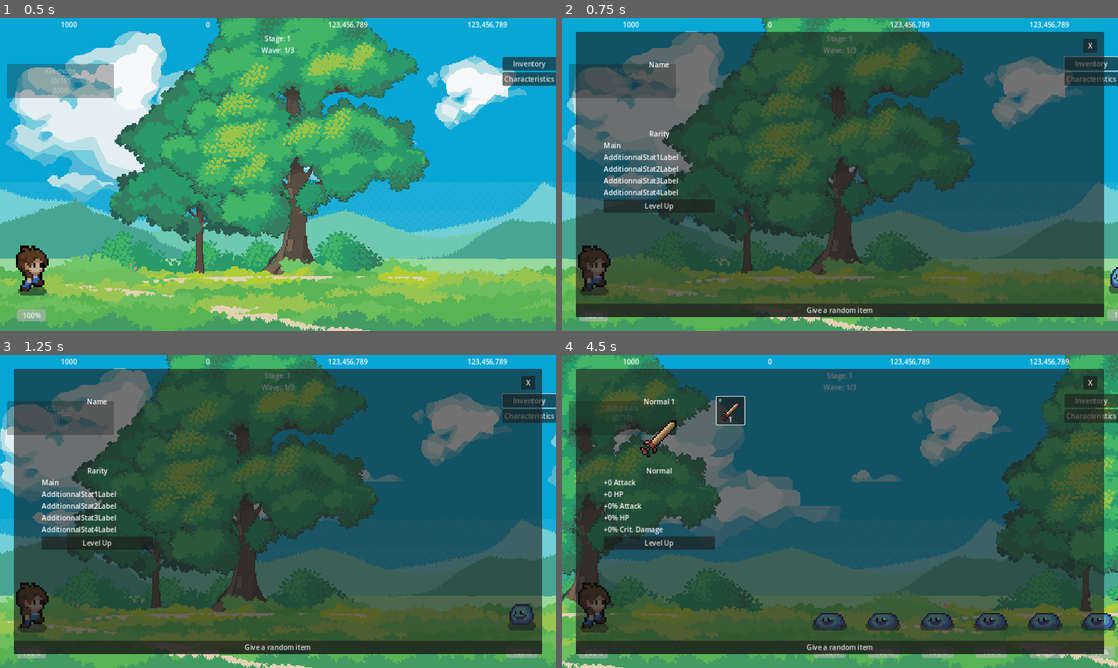
Above: before the commit, frames 1-4 (two rows, left to right).
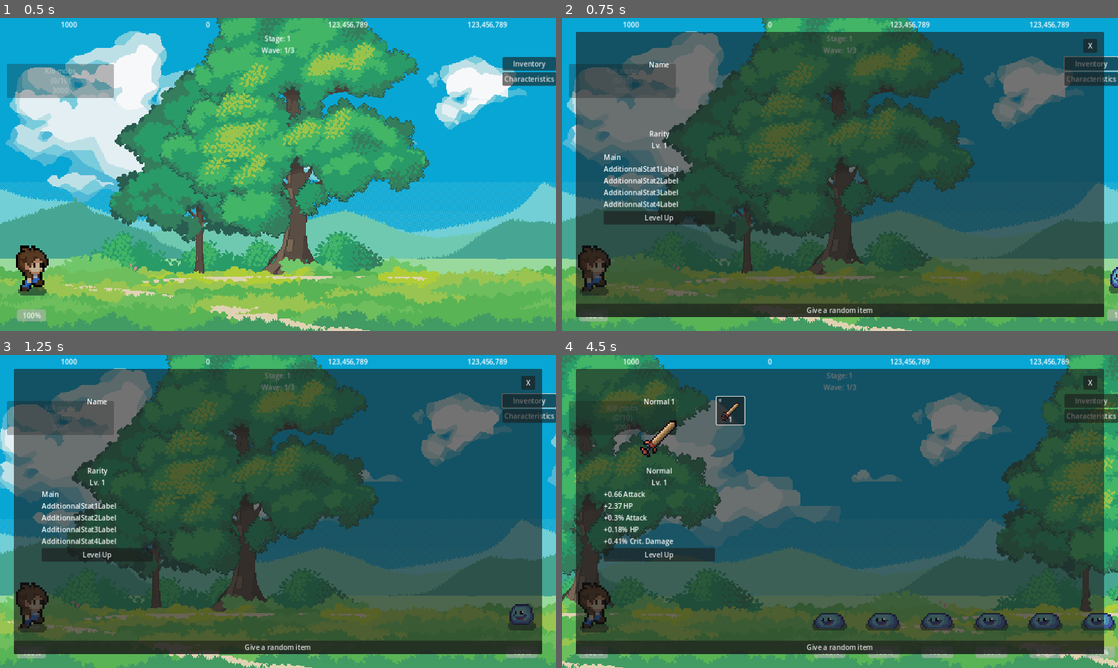
Above: after the commit, the same moments.

Repository: LSDAF/lsdaf_client
Game: Godot game, scene res://elements/main/main.tscn
Same seed, same stepped clock (60 frames per second), same inputs: the game is played once before the commit and once after it.
Inputs:
- Up to frame 1 (0.5 s): no input
- Up to frame 2 (0.75 s): click "Inventory" at 0.5 s
- Up to frame 3 (1.25 s): no input
- Up to frame 4 (4.5 s): click "Level Up" at 1.25 s; click "Characteristics" at 2 s; click "Give a random item" at 2.75 s; click "1" at 3.5 s; click "Inventory" at 4.25 s

Frame 1 is identical in both runs. In frame 2, 1.6% of the frame differs, in the area x 7-28%, y 39-66%; in frame 3, 1.5%; in frame 4, 1.9%.
Error after the commit: Invalid access to property or key 'level' on a base object of type 'Nil'. (res://elements/hud/inventory_menu/item_details_menu/item_details_menu.gd:87)

Commit message:
feat: implement simple level up, fix stats

Diff:
--- a/autoload/services/items/items_service.gd
+++ b/autoload/services/items/items_service.gd
@@ -98,10 +98,10 @@
 	var item_stat_base_value := 0.0
 
 	var base_value_dice_roll := randf()
-	var base_value_range := item_stat_blueprint.base_value_max - item_stat_blueprint.base_value_min
-	var base_value_num_step := base_value_range / item_stat_blueprint.base_value_step
+	var base_value_range: float = item_stat_blueprint.base_value_max - item_stat_blueprint.base_value_min
+	var base_value_num_step: float = base_value_range / item_stat_blueprint.base_value_step
 
-	var base_value_rolled_steps := ceili(base_value_dice_roll / base_value_num_step)
+	var base_value_rolled_steps := ceili(base_value_dice_roll * base_value_num_step)
 	item_stat_base_value = (
 		item_stat_blueprint.base_value_min
 		+ base_value_rolled_steps * item_stat_blueprint.base_value_step
--- a/elements/hud/inventory_menu/inventory_menu.gd
+++ b/elements/hud/inventory_menu/inventory_menu.gd
@@ -25,6 +25,7 @@
 
 func _on_select_item(item: Item) -> void:
 	%ItemDetailsMenu.open_for_item(item)
+	%ItemDetailsMenu.on_level_up.connect(update_inventory)
 
 
 func get_inventory_items_scenes() -> Array[InventoryItem]:
--- a/elements/hud/inventory_menu/item_details_menu/item_details_menu.gd
+++ b/elements/hud/inventory_menu/item_details_menu/item_details_menu.gd
@@ -2,6 +2,7 @@
 
 var _item: Item = null
 
+signal on_level_up
 
 # Called when the node enters the scene tree for the first time.
 func _ready() -> void:
@@ -12,6 +13,8 @@
 func _process(delta: float) -> void:
 	pass
 
+func _prettify_level(level: int) -> String:
+	return "Lv. {0}".format([level])
 
 func _prettify_rarity(item_rarity: ItemRarity.ItemRarity) -> String:
 	match item_rarity:
@@ -24,7 +27,7 @@
 func _prettify_statistic(item_stat: ItemStat, level: int) -> String:
 	var prettified_statistic := ""
 
-	var current_value := item_stat.base_value * (level / 100)
+	var current_value := item_stat.base_value * (level / 100.0)
 
 	match item_stat.statistic:
 		ItemStatistics.ItemStatistics.ATTACK_ADD:
@@ -56,6 +59,7 @@
 	%ItemNameLabel.text = _item.name
 	%ItemTexture.texture = _item.texture
 	%ItemRarityLabel.text = _prettify_rarity(_item.rarity)
+	%ItemLevelLabel.text = _prettify_level(_item.level)
 
 	%MainStatLabel.text = _prettify_statistic(_item.main_stat, _item.level)
 	%AdditionnalStat1Label.text = _prettify_statistic(_item.additional_stats[0], _item.level)
@@ -80,4 +84,7 @@
 
 
 func _on_level_up_button_pressed() -> void:
-	pass
+	_item.level += 1
+
+	on_level_up.emit()
+	_update_item_details_menu()
--- a/elements/hud/inventory_menu/item_details_menu/item_details_menu.tscn
+++ b/elements/hud/inventory_menu/item_details_menu/item_details_menu.tscn
@@ -37,6 +37,13 @@
 unique_name_in_owner = true
 layout_mode = 2
 text = "Rarity"
+horizontal_alignment = 1
+vertical_alignment = 1
+
+[node name="ItemLevelLabel" type="Label" parent="ItemsDetailVBoxContainer"]
+unique_name_in_owner = true
+layout_mode = 2
+text = "Lv. 1"
 horizontal_alignment = 1
 vertical_alignment = 1
 
